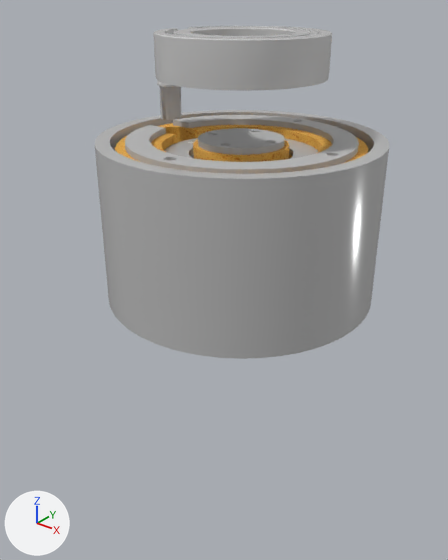
The glTF model public/models/oiling-tool.glb: old version first, new version second.
The view is the same before and after, from a 50 mm camera at (0.195, -0.258, 0.162) aimed at (0.017, -0.036, 0.024). Every picture has the same lights, and +X, +Y and +Z are marked at lower left. The picture after the commit comes second. Where no turn or scale is listed for an object, it has been applied to the vertices.

The older version as bpy lines, for what is in view:
```python
ob_asm_coil_0065596_05_1 = bpy.data.objects.new('ASM Coil_0065596_05-1', me_mesh_0)
ob_asm_coil_0065596_05_1.location = (-0.0081, 0.0003, 0.1146)
ob_design_2_holder_1 = bpy.data.objects.new('Design 2 Holder-1', me_mesh_4)
ob_design_2_holder_1.location = (0.0, 0.0001, 0.0438)
ob_inner_ring_press_1 = bpy.data.objects.new('Inner Ring Press-1', me_mesh_7)
ob_inner_ring_press_1.location = (0.0, 0.0, 0.0856)
ob_moving_plate_oil_bath_assembly_2nd_design_1 = bpy.data.objects.new('Moving Plate^Oil Bath Assembly 2nd Design-1', None)
ob_moving_plate_oil_bath_assembly_2nd_design_1.parent = ob_oil_bath_assembly_2nd_design
ob_moving_plate_oil_bath_assembly_2nd_design_1.location = (-0.0286, 0.0511, 0.0505)
ob_outer_ring_press_1 = bpy.data.objects.new('Outer Ring Press-1', me_mesh_6)
ob_outer_ring_press_1.location = (0.0002, 0.0, 0.0856)
ob_sponge_inner_1 = bpy.data.objects.new('Sponge Inner-1', me_mesh_8)
ob_sponge_inner_1.location = (0.0, 0.0, 0.0745)
ob_sponge_outer_1 = bpy.data.objects.new('Sponge Outer-1', me_mesh_5)
ob_sponge_outer_1.location = (0.0, 0.0001, 0.0745)
# also in view: 'Spring Plate-1' at (0.0, 0.0, 0.078)
```
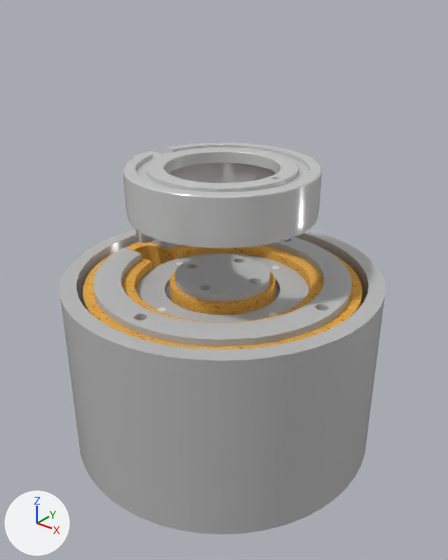
ob_moving_plate_oil_bath_assembly_2nd_design_1 is not drawn itself; it is the parent of ob_90278a310_18_8_stainless_steel_precision_shoulder_screw_2, ob_90278a310_18_8_stainless_steel_precision_shoulder_screw_3, ob_8969t686_316_stainless_steel_corrosion_resistant_compression_springs_4, ob_spring_plate_1, ob_8969t686_316_stainless_steel_corrosion_resistant_compression_springs_1, ob_8969t686_316_stainless_steel_corrosion_resistant_compression_springs_2, ob_8969t686_316_stainless_steel_corrosion_resistant_compression_springs_3, ob_90278a310_18_8_stainless_steel_precision_shoulder_screw_1.

The change, as a diff of the scene's bpy script:
```diff
--- a/public/models/oiling-tool.glb.py
+++ b/public/models/oiling-tool.glb.py
@@ ob_asm_coil_0065596_05_1 @@
 ob_asm_coil_0065596_05_1 = bpy.data.objects.new('ASM Coil_0065596_05-1', me_mesh_0)
-ob_asm_coil_0065596_05_1.location = (-0.0081, 0.0003, 0.1146)
+ob_asm_coil_0065596_05_1.location = (0.0205, -0.0508, 0.0643)
@@ ob_moving_plate_oil_bath_assembly_2nd_design_1 @@
 ob_moving_plate_oil_bath_assembly_2nd_design_1.parent = ob_oil_bath_assembly_2nd_design
-ob_moving_plate_oil_bath_assembly_2nd_design_1.location = (-0.0286, 0.0511, 0.0505)
+ob_moving_plate_oil_bath_assembly_2nd_design_1.location = (0.0845, -0.0337, 0.000268)
+ob_moving_plate_oil_bath_assembly_2nd_design_1.rotation_euler = (0.0, 0.0, -1.778)  # degrees (0, 0, -102)
@@ ob_design_2_holder_1 @@
 ob_design_2_holder_1 = bpy.data.objects.new('Design 2 Holder-1', me_mesh_4)
-ob_design_2_holder_1.location = (0.0, 0.0001, 0.0438)
+ob_design_2_holder_1.location = (0.0286, -0.051, -0.0071)
@@ ob_sponge_outer_1 @@
 ob_sponge_outer_1 = bpy.data.objects.new('Sponge Outer-1', me_mesh_5)
-ob_sponge_outer_1.location = (0.0, 0.0001, 0.0745)
+ob_sponge_outer_1.location = (0.0286, -0.0511, 0.0237)
@@ ob_outer_ring_press_1 @@
 ob_outer_ring_press_1 = bpy.data.objects.new('Outer Ring Press-1', me_mesh_6)
-ob_outer_ring_press_1.location = (0.0002, 0.0, 0.0856)
+ob_outer_ring_press_1.location = (0.0288, -0.0511, 0.0348)
@@ ob_inner_ring_press_1 @@
 ob_inner_ring_press_1 = bpy.data.objects.new('Inner Ring Press-1', me_mesh_7)
-ob_inner_ring_press_1.location = (0.0, 0.0, 0.0856)
+ob_inner_ring_press_1.location = (0.0286, -0.0511, 0.0348)
```

What differs and where, as boxes (x1, y1, x2, y2) in the pictures (448 x 560 px):
'Design 2 Holder-1', moved: before (95, 110, 390, 359); after (59, 229, 386, 534)
'ASM Coil_0065596_05-1', moved: before (153, 26, 332, 120); after (123, 142, 322, 248)
'Outer Ring Press-1', moved: before (125, 115, 359, 174); after (93, 237, 352, 347)
'Sponge Outer-1', moved: before (115, 123, 368, 164); after (83, 242, 362, 350)
'Inner Ring Press-1', moved: before (198, 128, 285, 155); after (175, 254, 270, 302)
'Spring Plate-1', moved, turned: before (164, 138, 318, 159); after (136, 253, 309, 323)
'90278A310_18-8 Stainless Steel Precision Shoulder Screw-2', moved, turned (mostly hidden): before (187, 142, 194, 158); after (272, 266, 280, 297)
'90278A310_18-8 Stainless Steel Precision Shoulder Screw-4', moved, turned (not visible before): after (157, 307, 166, 311)
'90278A310_18-8 Stainless Steel Precision Shoulder Screw-3', moved, turned (not visible before): after (269, 312, 277, 316)
'90278A310_18-8 Stainless Steel Precision Shoulder Screw-1', moved, turned (not visible before): after (176, 262, 183, 265)
